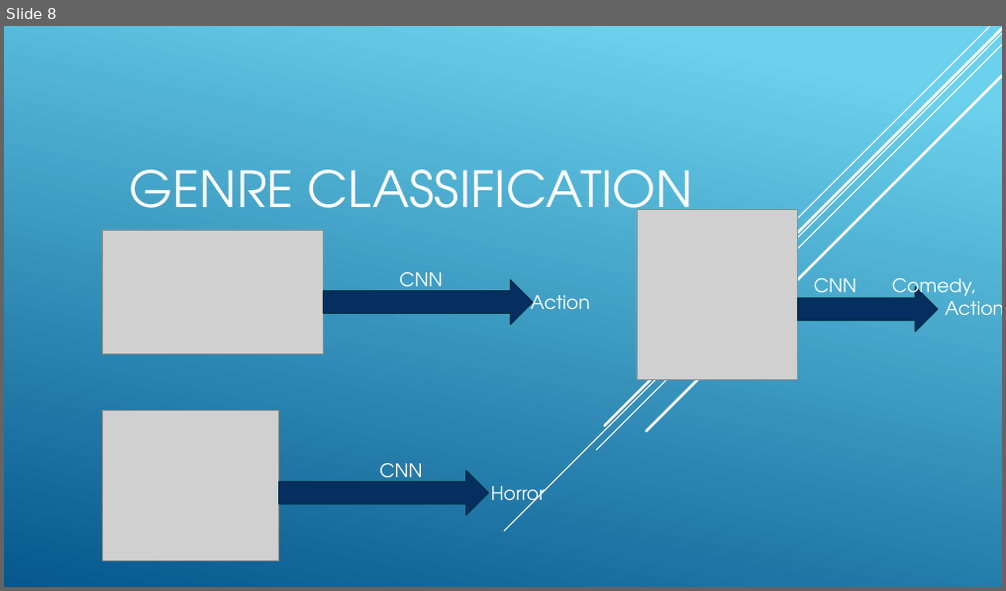
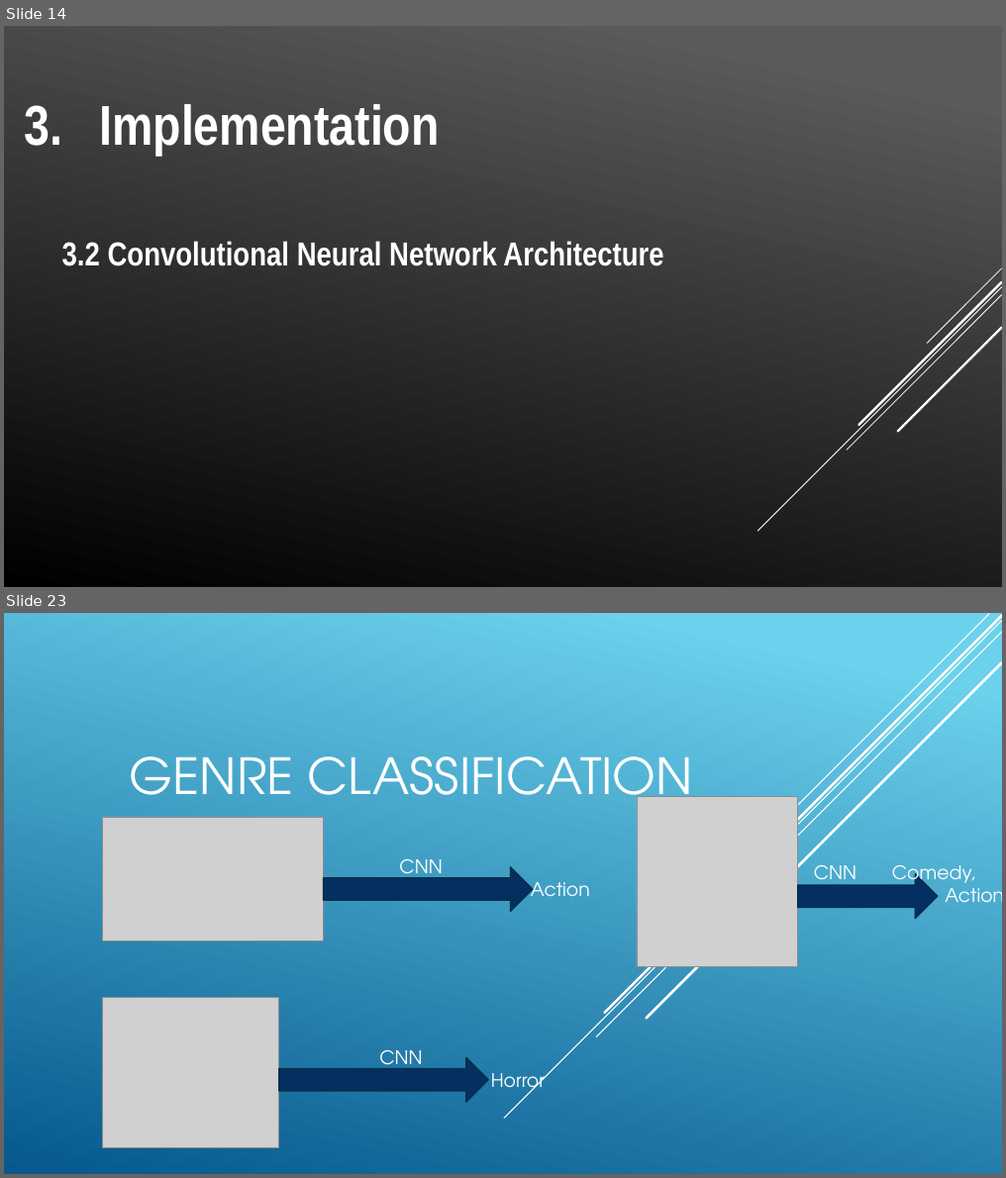
Before and after one commit to jordantangy/MoviePosterClassification-CNN, a slide deck: Slide Show.pptx. Shown one above the other, each under a label of ours: slide 8 before the commit, slides 14 and 23 after it; the slides between them are not shown. The pictures are 1006x591 and 1006x1178 pixels, drawn with LibreOffice and Linux fonts; fonts in the diff are those of the drawing; grey boxes stand for pictures. Boxes give left, top, right and bottom in pixels: in the first picture for what was removed or moved away, otherwise in the second. Text is boxed around its words. In the diff, an @@ line names an element or a change of style, - is before the commit and + after.

```diff
--- a/Slide Show.pptx
+++ b/Slide Show.pptx
@@ slide 14 added at (x1=4, y1=26, x2=1002, y2=587), background gradient #5B5B5B to #000000 @@
@@ text added at (x1=62, y1=104, x2=663, y2=267), 32 pt, text #FFFFFF, bold @@
+3. Implementation
+3.2 Convolutional Neural Network Architecture
@@ group added at (x1=757, y1=269, x2=1002, y2=531): 5 lines @@
@@ what was slide 8 is now slide 23 @@
```
Also in this commit, not shown: 1 slide changed, 14 other slides added, 4 other files.
